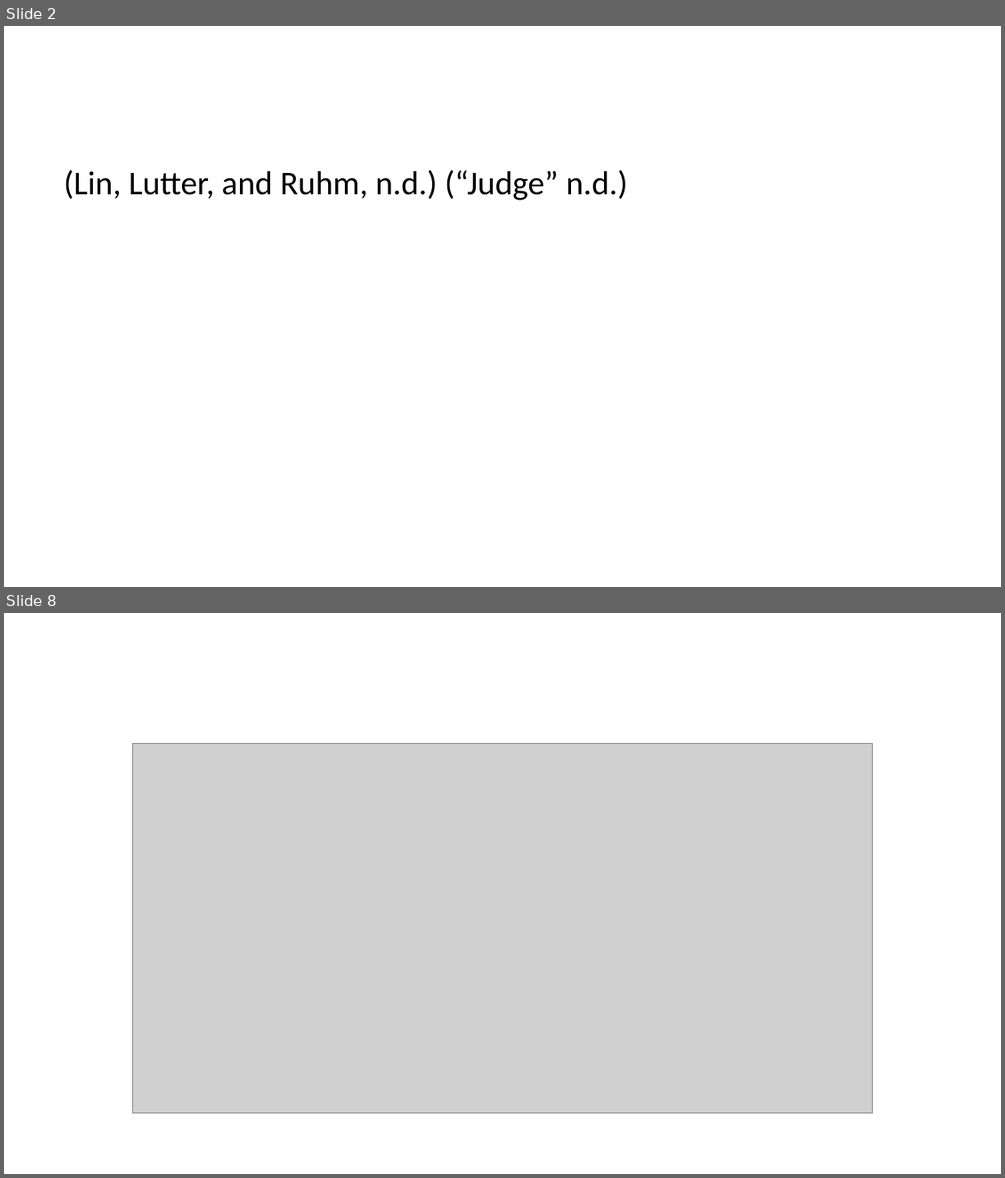
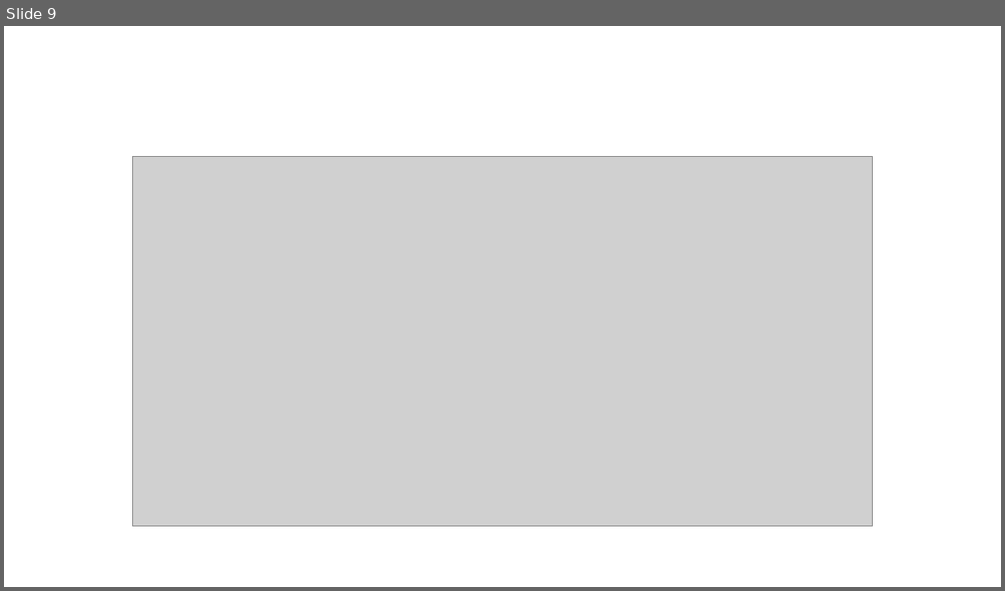
Before and after one commit to H-Vika/MSB105-Assign-2, a slide deck: MSB105 assign 2 presentasjon.pptx. Shown one above the other, each under a label of ours: slides 2 and 8 before the commit, slide 9 after it; the slides between them are not shown. The pictures are 1005x1178 and 1005x591 pixels, drawn with LibreOffice and Linux fonts; fonts in the diff are those of the drawing; grey boxes stand for pictures. Boxes give left, top, right and bottom in pixels: in the first picture for what was removed or moved away, otherwise in the second. Text is boxed around its words. In the diff, an @@ line names an element or a change of style, - is before the commit and + after.

```diff
--- a/MSB105 assign 2 presentasjon.pptx
+++ b/MSB105 assign 2 presentasjon.pptx
@@ slide 2 removed at [4, 26, 1001, 587], background #FFFFFF @@
@@ text removed at [64, 170, 627, 200] @@
-(Lin, Lutter, and Ruhm, n.d.) (“Judge” n.d.)
@@ what was slide 8 is now slide 9 @@
```
Also in this commit, not shown: 11 slides changed, 2 slides added, 1 other file.
